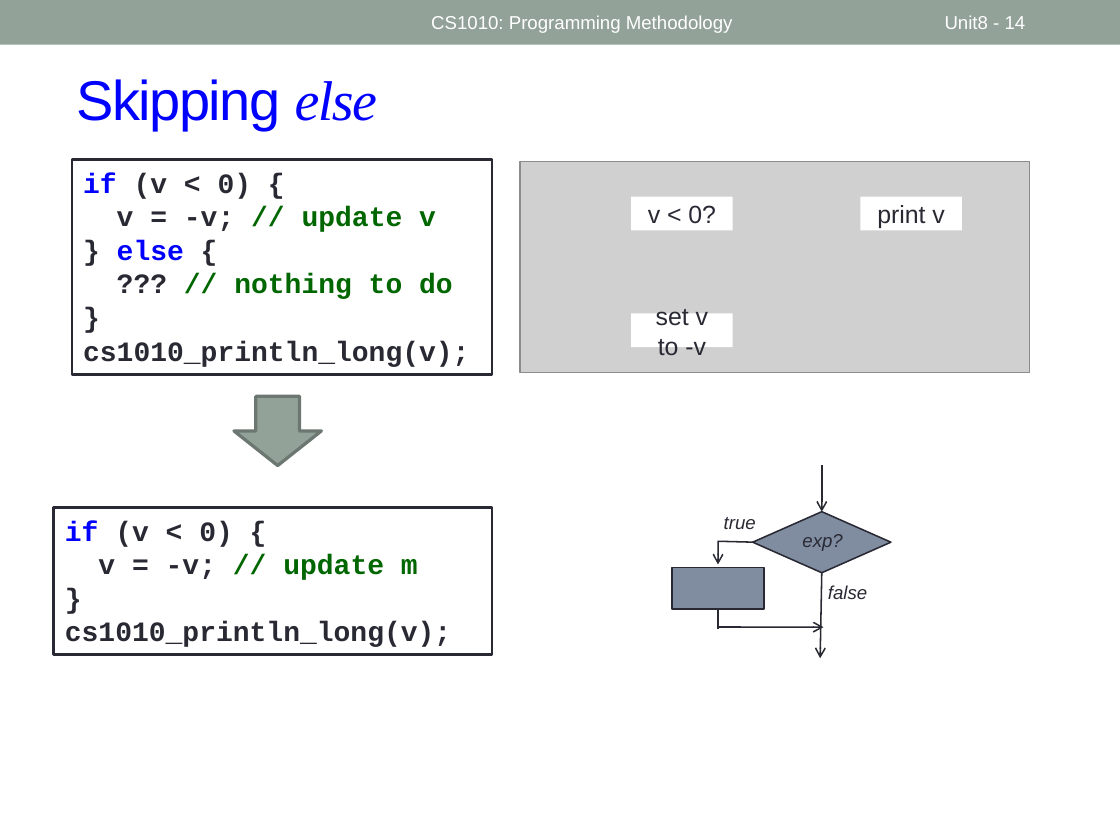
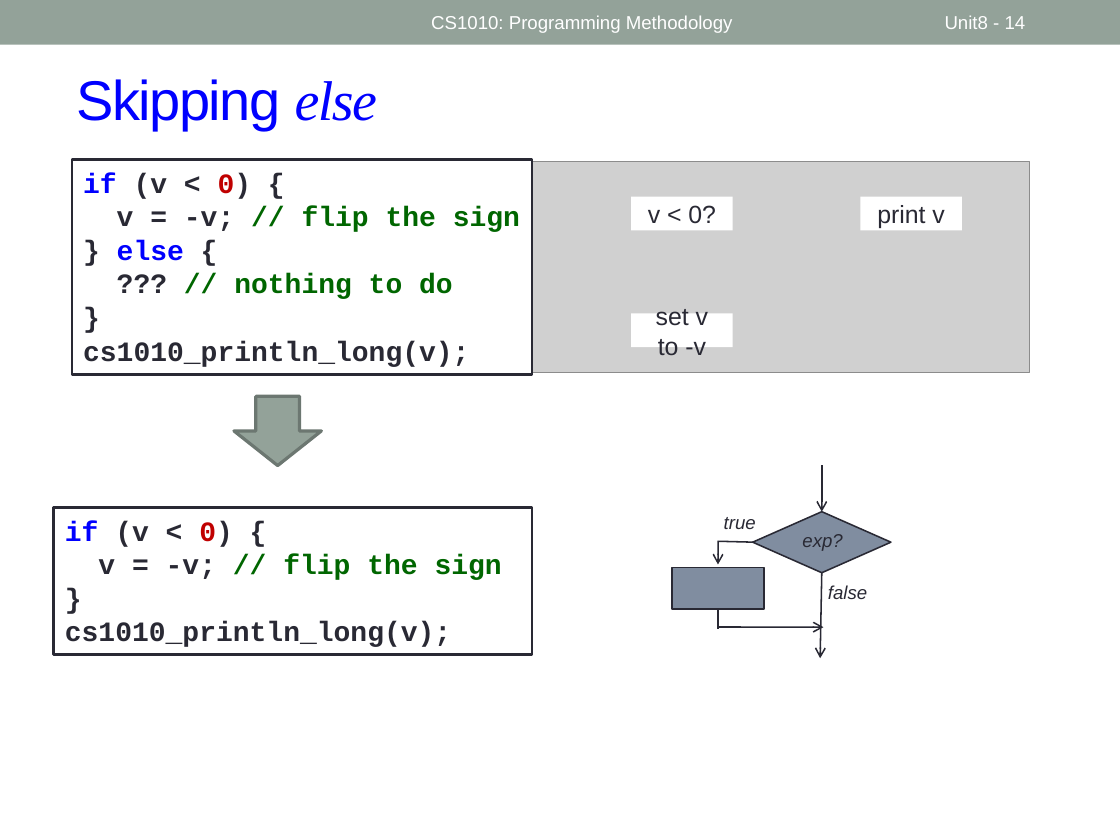
Before and after one commit to nus-cs1010-2526-s2/website, a slide deck: slide 14 of slides/Week4.pptx. Drawn at 1120x840 pixels with LibreOffice and Linux fonts; fonts in the diff are those of the drawing; grey boxes stand for pictures. Boxes give left, top, right and bottom in pixels: in the first picture for what was removed or moved away, otherwise in the second. Text is boxed around its words. In the diff, an @@ line names an element or a change of style, - is before the commit and + after.

```diff
--- a/slides/Week4.pptx
+++ b/slides/Week4.pptx
@@ rectangle "if (v < 0) {": place and size @@
-rectangle "if (v < 0) {" at (72,159,492,374)
+rectangle "if (v < 0) {" at (72,159,532,374)
@@ text in rectangle at (83,173,252,199): text colour #292934 to #C00000 in "0)" @@
@@ text in rectangle at (117,206,520,232): text changed @@
-v = -v; // update v
+v = -v; // flip the sign
@@ rectangle "if (v < 0) {": place and size @@
-rectangle "if (v < 0) {" at (54,507,493,654)
+rectangle "if (v < 0) {" at (54,507,532,654)
@@ text in rectangle at (65,521,233,547): text colour #292934 to #C00000 in "0)" @@
@@ text in rectangle at (98,554,502,580): text changed @@
-v = -v; // update m
+v = -v; // flip the sign
```
Also in this commit, not shown: 5 other slides changed, 6 other files.
